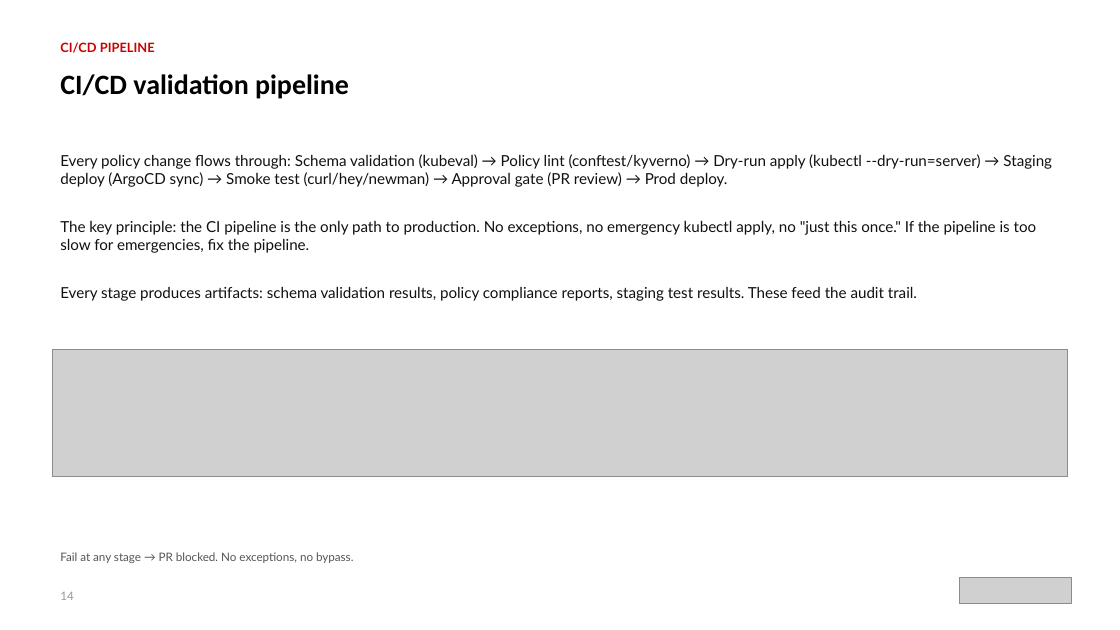
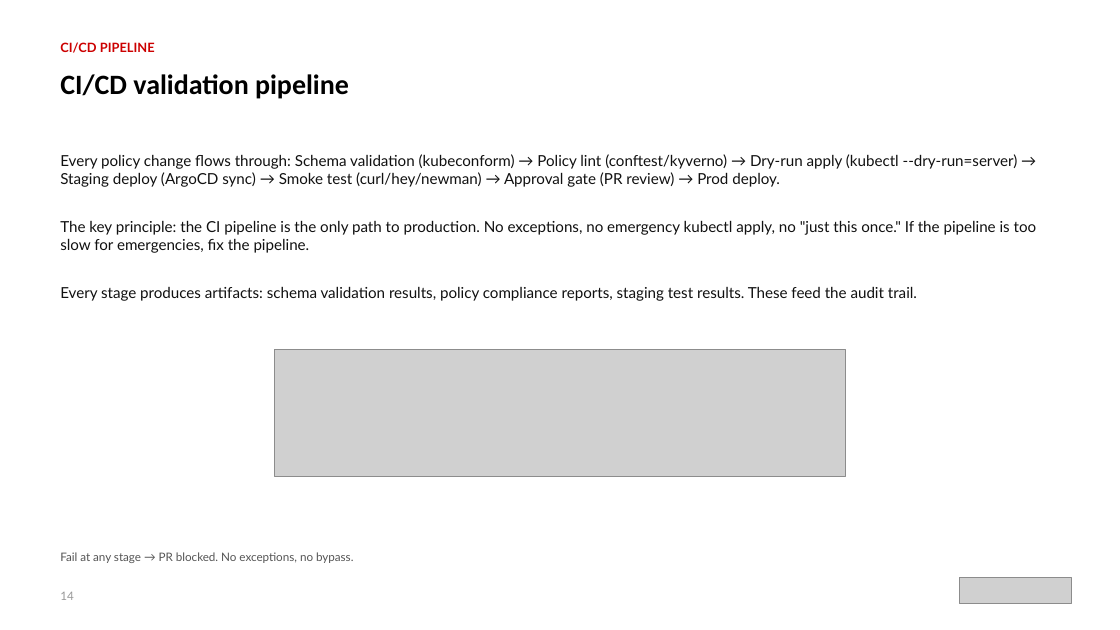
Before and after one commit to patterncatalyst/cloud-native-design-patterns, a slide deck: slide 14 of lgtm-presentation/K8s-Environment-Access-Policies.pptx. Drawn at 1120x630 pixels with LibreOffice and Linux fonts; fonts in the diff are those of the drawing; grey boxes stand for pictures. Boxes give left, top, right and bottom in pixels: in the first picture for what was removed or moved away, otherwise in the second. Text is boxed around its words. In the diff, an @@ line names an element or a change of style, - is before the commit and + after.

```diff
--- a/lgtm-presentation/K8s-Environment-Access-Policies.pptx
+++ b/lgtm-presentation/K8s-Environment-Access-Policies.pptx
@@ text at [60, 154, 1018, 187]: text changed @@
-Every policy change flows through: Schema validation (kubeval) → Policy lint (conftest/kyverno) → Dry-run apply (kubectl --dry-run=server) → Staging deploy (ArgoCD sync) → Smoke test (curl/hey/newman) → Approval gate (PR review) → Prod deploy.
+Every policy change flows through: Schema validation (kubeconform) → Policy lint (conftest/kyverno) → Dry-run apply (kubectl --dry-run=server) → Staging deploy (ArgoCD sync) → Smoke test (curl/hey/newman) → Approval gate (PR review) → Prod deploy.
@@ picture: place and size @@
-picture at [52, 350, 1068, 476]
+picture at [274, 350, 845, 476]
```
Also in this commit, not shown: 9 other slides changed, 5 other files.
